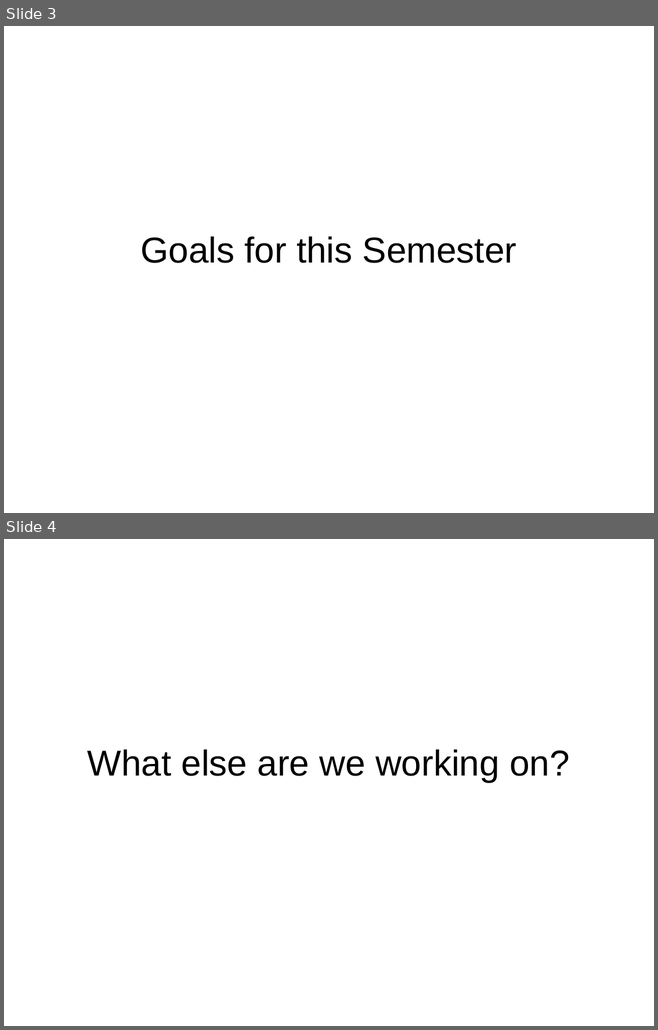
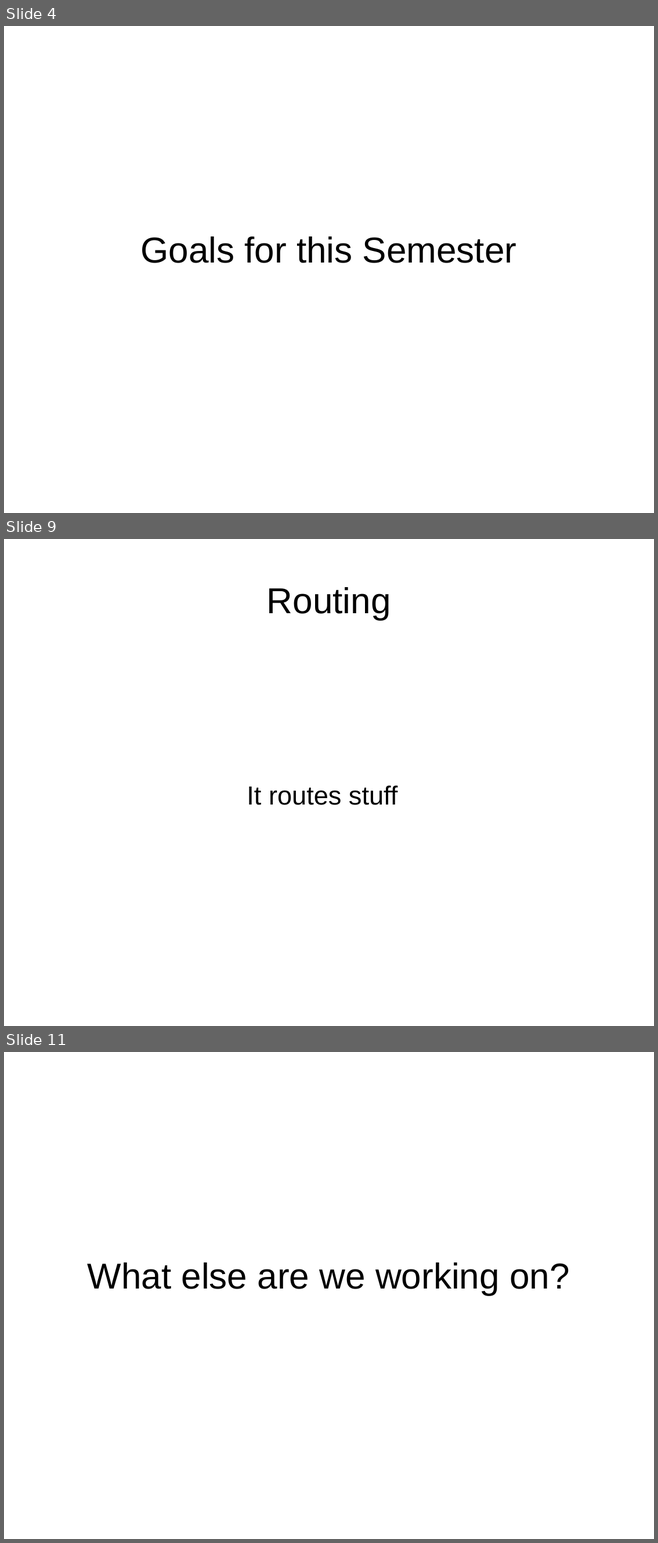
Before and after one commit to schnej7/Blue-Mesh, a slide deck: Presentations/RCOS_Presentation_2-5-2013.odp. Shown one above the other, each under a label of ours: slides 3 and 4 before the commit, slides 4, 9 and 11 after it; the slides between them are not shown. The pictures are 658x1030 and 658x1543 pixels, drawn with LibreOffice and Linux fonts; fonts in the diff are those of the drawing. Boxes give left, top, right and bottom in pixels: in the first picture for what was removed or moved away, otherwise in the second. Text is boxed around its words. In the diff, an @@ line names an element or a change of style, - is before the commit and + after.

```diff
--- a/Presentations/RCOS_Presentation_2-5-2013.odp
+++ b/Presentations/RCOS_Presentation_2-5-2013.odp
@@ slide 9 added at box(4, 539, 654, 1026), background #FFFFFF @@
@@ title added at box(267, 587, 391, 620), 44 pt, text #000000 @@
+Routing
@@ subtitle added at box(246, 785, 397, 805), 32 pt, text #000000 @@
+It routes stuff
@@ what was slide 3 is now slide 4 @@
@@ what was slide 4 is now slide 11 @@
```
Also in this commit, not shown: 7 other slides added.
